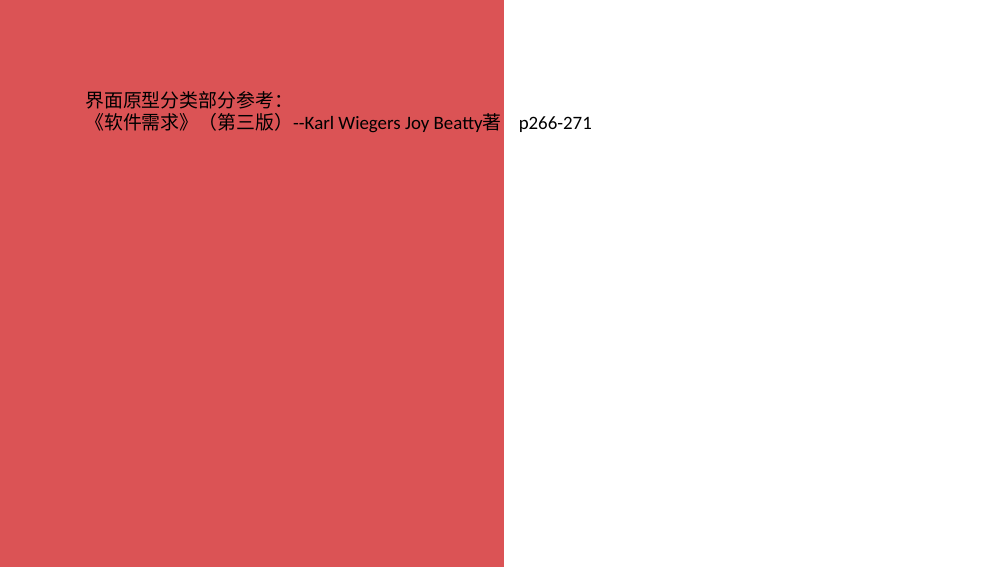
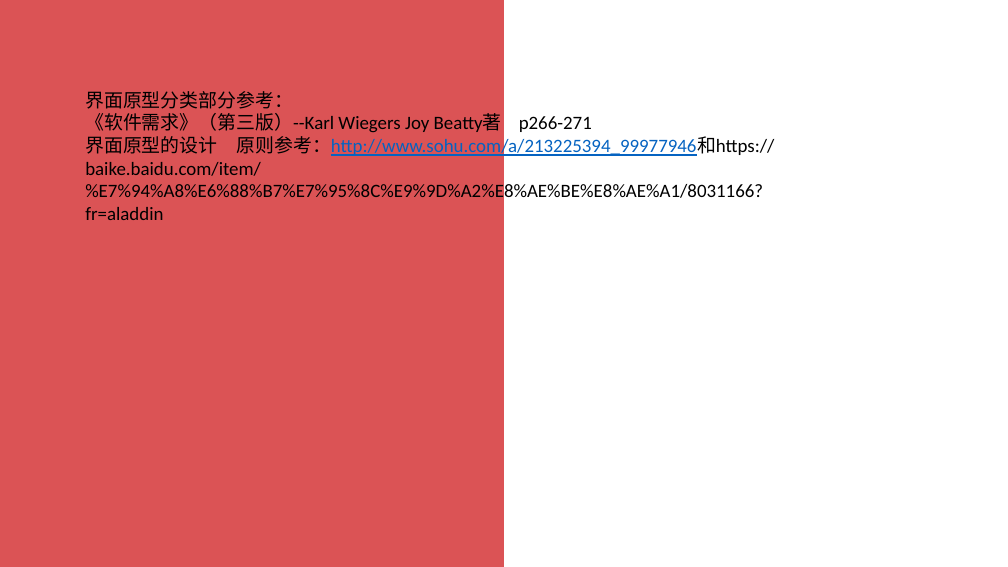
Before and after one commit to PRD2018-G03/PRD2018-G03-SoftwareEngineeringProject, a slide deck: slide 9 of 非受控文档/2_叶柏成/PPT/红灰配色简洁实用PPT模板.pptx. Drawn at 1008x567 pixels with LibreOffice and Linux fonts; fonts in the diff are those of the drawing. Boxes give left, top, right and bottom in pixels: in the first picture for what was removed or moved away, otherwise in the second. Text is boxed around its words. In the diff, an @@ line names an element or a change of style, - is before the commit and + after.

```diff
--- a/非受控文档/2_叶柏成/PPT/红灰配色简洁实用PPT模板.pptx
+++ b/非受控文档/2_叶柏成/PPT/红灰配色简洁实用PPT模板.pptx
@@ text at [85, 133, 774, 203]: paragraph added @@
+界面原型的设计 原则参考：http://www.sohu.com/a/213225394_99977946和https://baike.baidu.com/item/%E7%94%A8%E6%88%B7%E7%95%8C%E9%9D%A2%E8%AE%BE%E8%AE%A1/8031166?fr=aladdin
```
